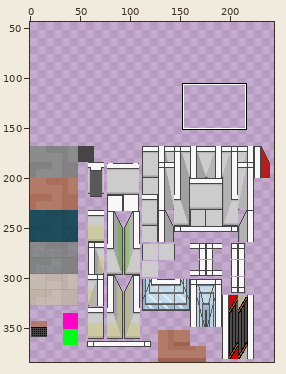
Two states of a sprite sheet, Assets/Artwork/School/wall_n_floor.png. Above: a wide view before the commit, with the close-up outlined.
Close-up. Earlier state:
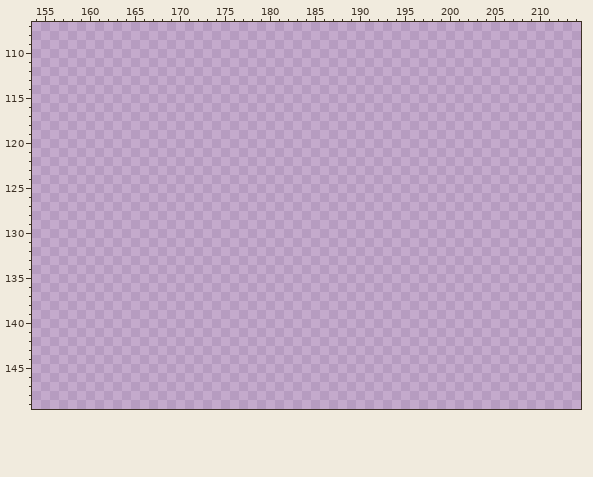
The file is 384x384 pixels. Colours within 5 levels of each other are drawn and written as one. Shown: x 154..214, y 107..149. The wide view leaves out empty margins. The commit also changed other parts of the picture, which this record leaves out.
Palette (. is transparent): 
Pixels before (only the part around the change), first column x 154:
107 .............................................................
108 .............................................................
109 .............................................................
110 .............................................................
111 .............................................................
112 .............................................................
113 .............................................................
114 .............................................................
115 .............................................................
116 .............................................................
117 .............................................................
118 .............................................................
119 .............................................................
120 .............................................................
121 .............................................................
122 .............................................................
123 .............................................................
124 .............................................................
125 .............................................................
126 .............................................................
127 .............................................................
128 .............................................................
129 .............................................................
130 .............................................................
131 .............................................................
132 .............................................................
133 .............................................................
134 .............................................................
135 .............................................................
136 .............................................................
137 .............................................................
138 .............................................................
139 .............................................................
140 .............................................................
141 .............................................................
142 .............................................................
143 .............................................................
144 .............................................................
145 .............................................................
146 .............................................................
147 .............................................................
148 .............................................................
149 .............................................................
New version:
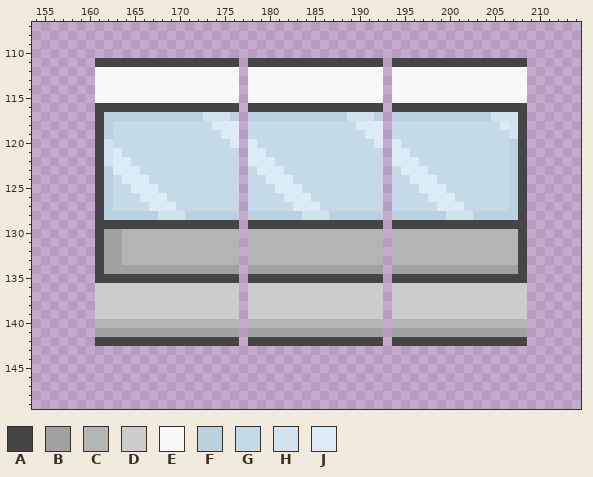
Colours new in this view: A #454545  B #a1a1a1  C #b4b4b4  D #cccccc  E #f8f8f8  F #bad2e0  G #c4dae8  H #d3e3ed  J #dbecf7
Difference:
There is now colour A in row 111 at x 161 to 176, 178 to 192 and 194 to 208; in row 116 at x 161 to 176, 178 to 192 and 194 to 208; in rows 117 to 128 at x 161 and 208; in row 129 at x 161 to 176, 178 to 192 and 194 to 208; in rows 130 to 134 at x 161 and 208; in row 135 at x 161 to 176, 178 to 192 and 194 to 208.
There is now colour A in row 142 at x 161 to 176, 178 to 192 and 194 to 208.
There is now colour B in rows 130 to 133 at x 162 to 163; in row 134 at x 162 to 176, 178 to 192 and 194 to 207; in row 141 at x 161 to 176, 178 to 192 and 194 to 208.
There is now colour C in rows 130 to 133 at x 164 to 176, 178 to 192 and 194 to 207; in row 140 at x 161 to 176, 178 to 192 and 194 to 208.
There is now colour D in rows 136 to 139 at x 161 to 176, 178 to 192 and 194 to 208.
There is now colour E in rows 112 to 115 at x 161 to 176, 178 to 192 and 194 to 208.
There is now colour F in row 117 at x 162 to 172, 176, 178 to 188, 192 and 194 to 204; in rows 118 to 119 at x 162; in rows 120 to 122 at x 207; in rows 123 to 127 at x 162 and 207; in row 128 at x 162 to 167, 171 to 176, 178 to 183, 187 to 192, 194 to 199 and 203 to 207.
There is now colour G in row 118 at x 163 to 173, 178 to 189 and 194 to 205; in row 119 at x 163 to 174, 178 to 190 and 194 to 206; in row 120 at x 163 to 175, 179 to 191 and 195 to 206; in row 121 at x 164 to 176, 180 to 192 and 196 to 206; in row 122 at x 165 to 176, 181 to 192 and 197 to 206; in row 123 at x 166 to 176, 178, 182 to 192, 194 and 198 to 206.
There is now colour G in row 124 at x 163, 167 to 176, 178 to 179, 183 to 192, 194 to 195 and 199 to 206; in row 125 at x 163 to 164, 168 to 176, 178 to 180, 184 to 192, 194 to 196 and 200 to 206; in row 126 at x 163 to 165, 169 to 176, 178 to 181, 185 to 192, 194 to 197 and 201 to 206; in row 127 at x 163 to 166, 170 to 176, 178 to 182, 186 to 192, 194 to 198 and 202 to 206.
There is now colour H in row 117 at x 173 to 175, 189 to 191 and 205 to 207; in rows 118 to 119 at x 207; in rows 120 to 122 at x 162; in row 128 at x 168 to 170, 184 to 186 and 200 to 202.
There is now colour J in row 118 at x 174 to 176, 190 to 192 and 206; in row 119 at x 175 to 176 and 191 to 192; in row 120 at x 176, 178, 192 and 194; in row 121 at x 163, 178 to 179 and 194 to 195; in row 122 at x 163 to 164, 178 to 180 and 194 to 196; in row 123 at x 163 to 165, 179 to 181 and 195 to 197.
There is now colour J in row 124 at x 164 to 166, 180 to 182 and 196 to 198; in row 125 at x 165 to 167, 181 to 183 and 197 to 199; in row 126 at x 166 to 168, 182 to 184 and 198 to 200; in row 127 at x 167 to 169, 183 to 185 and 199 to 201.
Boxes around the changes in both close-ups, in picture pixels (x1, y1, x2, y2):
added: (95, 58, 527, 346)
